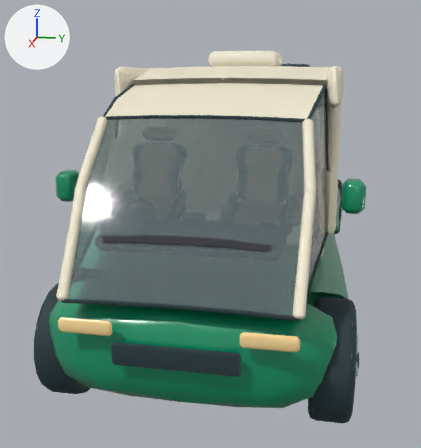
The glTF model public/models/camper.glb as it was, and as the next commit left it.
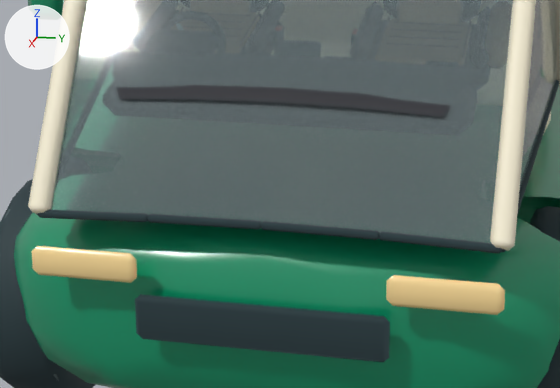
The first picture shows the older version from a camera (50 mm lens) standing at (2.88, 0.39, 1.04) and looking at (0.08, -0.17, 0.34). The close-ups show the older and then the newer version on the part from 10% to 78% of the width and 43% to 87% of the height of that picture. Only the edits that show in the close-ups are written down. Every picture has the same lights, and +X, +Y and +Z are marked at upper left. Vertices at exactly the same position are counted once.

The scene before the commit, as lines of its bpy script (objects in view):
```python
me_cube_2299 = bpy.data.meshes.new('Cube.2299')
me_cube_2299.from_pydata(...)  # 608 vertices, 1152 faces; spans x 0.823..1.34, y -0.29..0.29, z 0.517..0.757
me_cube_2299.materials.append(mat_cabin_upholstery)  # dark grey #34353a
me_cylinder_160 = bpy.data.meshes.new('Cylinder.160')
me_cylinder_160.from_pydata(...)  # 1780 vertices, 3280 faces; spans x -1.36..1.35, y -0.51..0.51, z 0.0..0.38
me_cylinder_160.materials.append(mat_rolling_wheels)
me_motorhome_lower_hull = bpy.data.meshes.new('Motorhome lower hull')
me_motorhome_lower_hull.from_pydata(...)  # 603 vertices, 1183 faces; spans x -1.44..1.44, y -0.51..0.51, z 0.12..0.74
me_motorhome_lower_hull.materials.append(mat_paint_camper)  # green #059669
ob_cabin_upholstery_007 = bpy.data.objects.new('Cabin upholstery.007', me_cube_2299)
ob_cabin_upholstery_007.location = (0.0, 0.0, 0.0)
ob_paint_camper = bpy.data.objects.new('Paint camper', me_motorhome_lower_hull)
ob_paint_camper.location = (0.0, 0.0, 0.0)
ob_rolling_wheels_007 = bpy.data.objects.new('Rolling wheels.007', me_cylinder_160)
ob_rolling_wheels_007.location = (0.0, 0.0, 0.0)
# also in view: 'Headlamp.007' at (1.45, 0.0, 0.37); 'Warm white trim.007' at (-0.01, -0.01, 0.65); 'Tyre rubber.007' at (-0.01, 0.0, 0.57); 'Automotive glass.007' at (0.07, -0.02, 0.73)
```
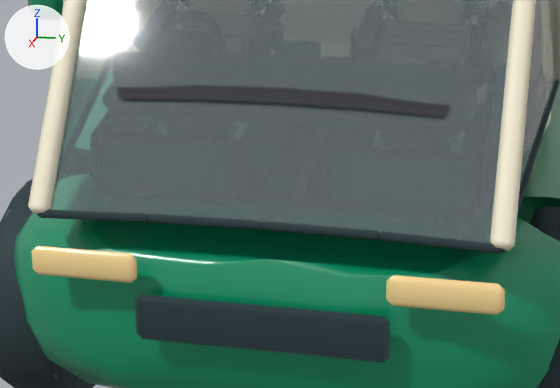
Changed parts and their boxes [x1, y1, x2, y2] in the close-ups (560 x 388 px):
part 1 of me_motorhome_lower_hull, cut back: before [80, 178, 530, 279]; after [80, 177, 530, 279]

The change, as a diff of the scene's bpy script:
```diff
--- a/public/models/camper.glb.py
+++ b/public/models/camper.glb.py
@@ me_motorhome_lower_hull @@
 # used by ob_paint_camper; location = (0.0, 0.0, 0.0)
-me_motorhome_lower_hull.from_pydata(...)  # 603 vertices, 1183 faces; spans x -1.44..1.44, y -0.51..0.51, z 0.12..0.74
+me_motorhome_lower_hull.from_pydata(...)  # 636 vertices, 1249 faces; spans x -1.44..1.44, y -0.51..0.51, z 0.12..0.74
+# me_motorhome_lower_hull part 1: 1 vertex moved from x 1.02, y 0.0, z 0.4 to x 0.65, y -0.2, z 0.4; 11 vertices removed from x 1.02..1.39, y -0.2..0.2, z 0.39..0.4; 44 vertices added at x 0.65..1.41, y -0.27..0.27, z 0.37..0.4
 me_motorhome_lower_hull.materials.append(mat_paint_camper)
```
